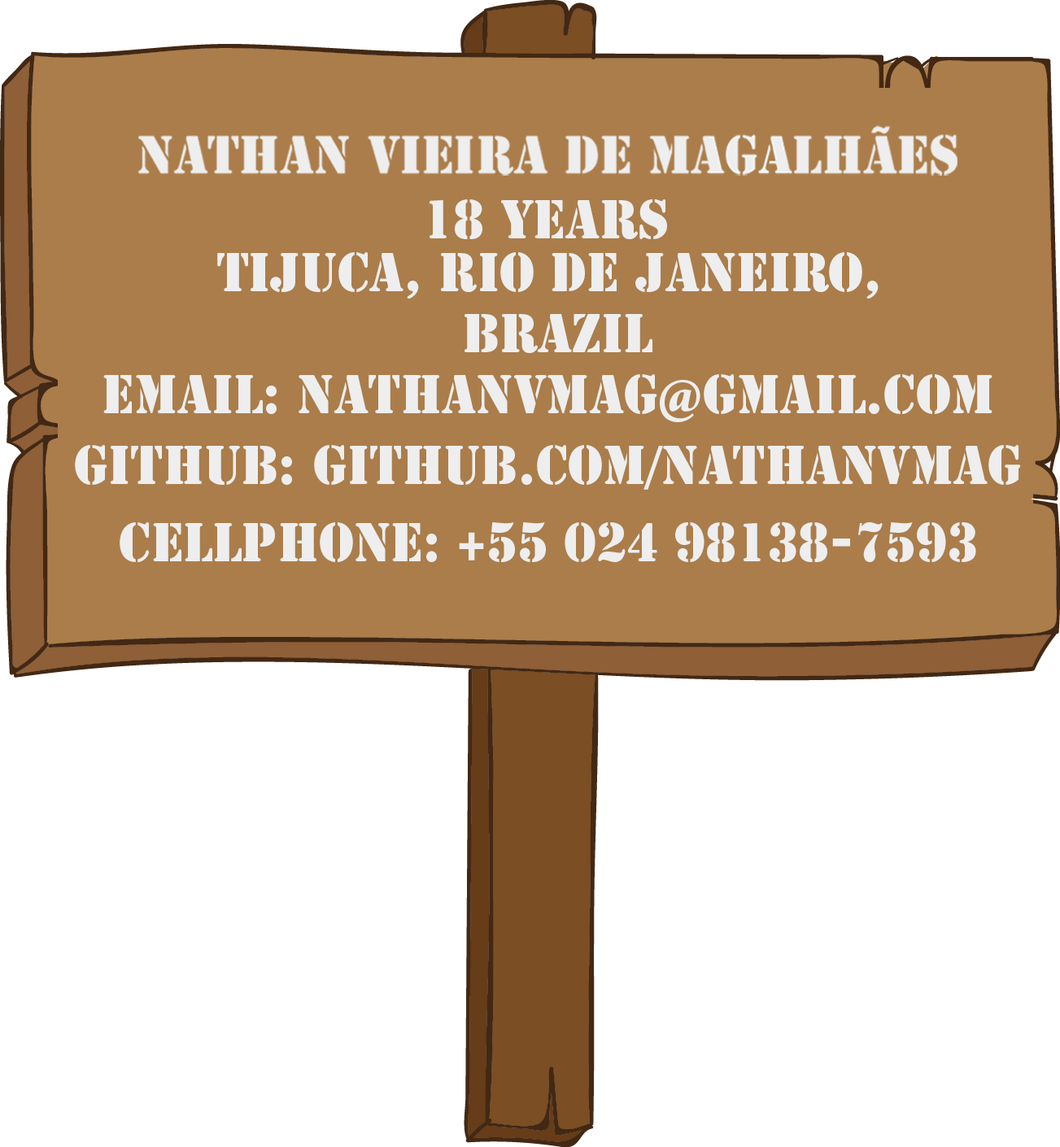
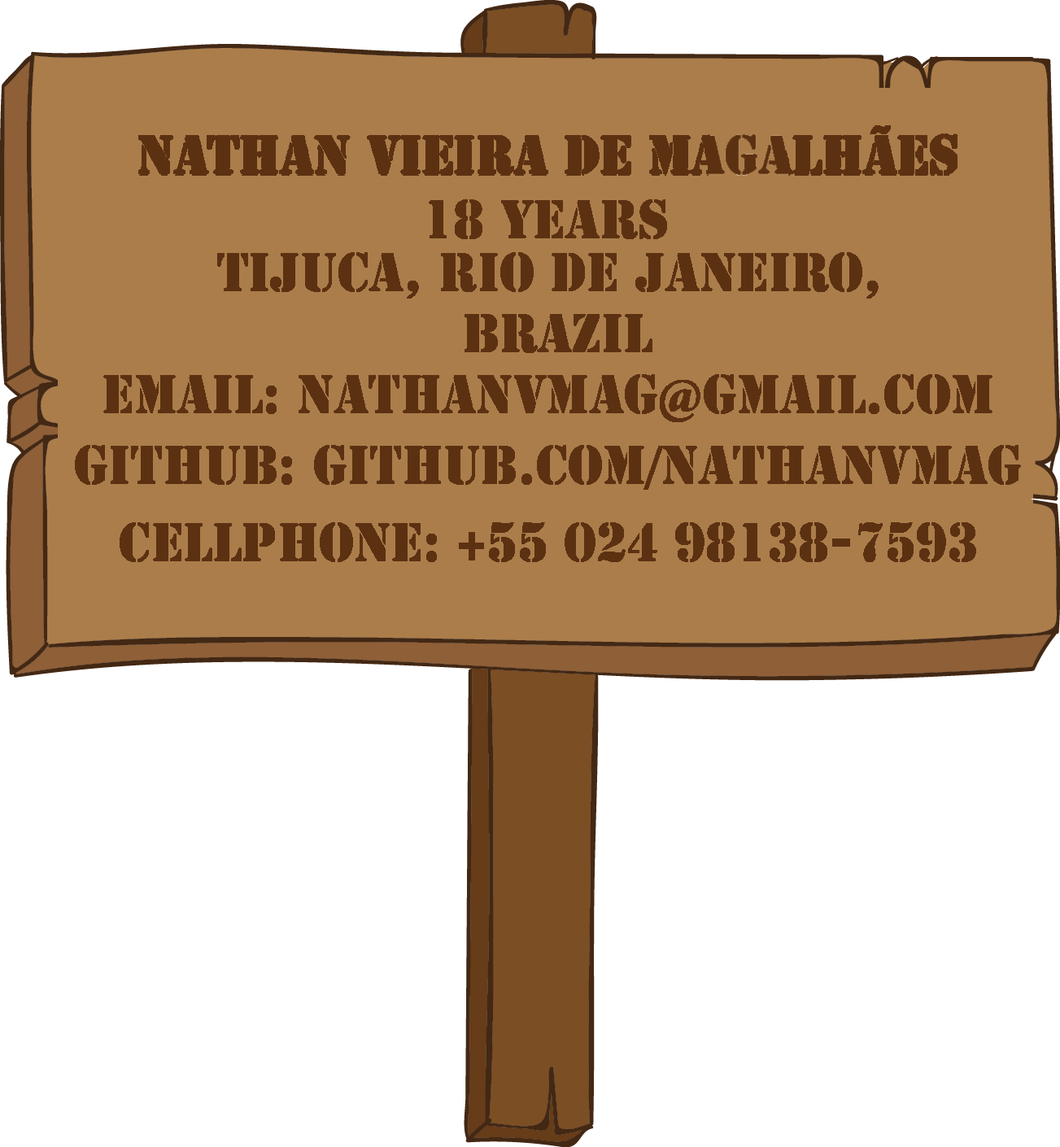
Layers edited between the first and the second (1060, 1147) image:
painted on "sda" over (74, 125, 1021, 563)
removed layer "Email: nathanvmag@gmail.com" over (103, 374, 993, 423)
removed layer "Cellphone: +55 024 98138-7593" over (119, 522, 977, 563)
removed layer "18 Years" over (428, 199, 667, 240)
removed layer "tijuca, Rio de janeiro, Brazil" over (217, 252, 879, 354)
removed layer "Nathan Vieira de magalhães" over (138, 125, 958, 176)
